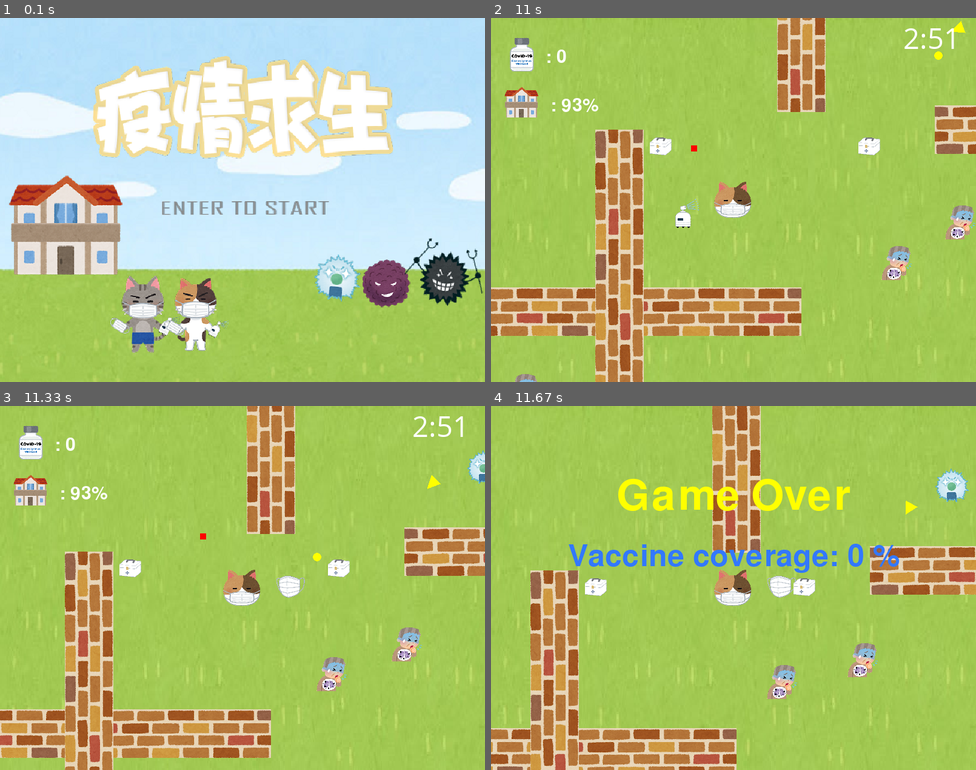
Above: before the commit, frames 1-4 (two rows, left to right).
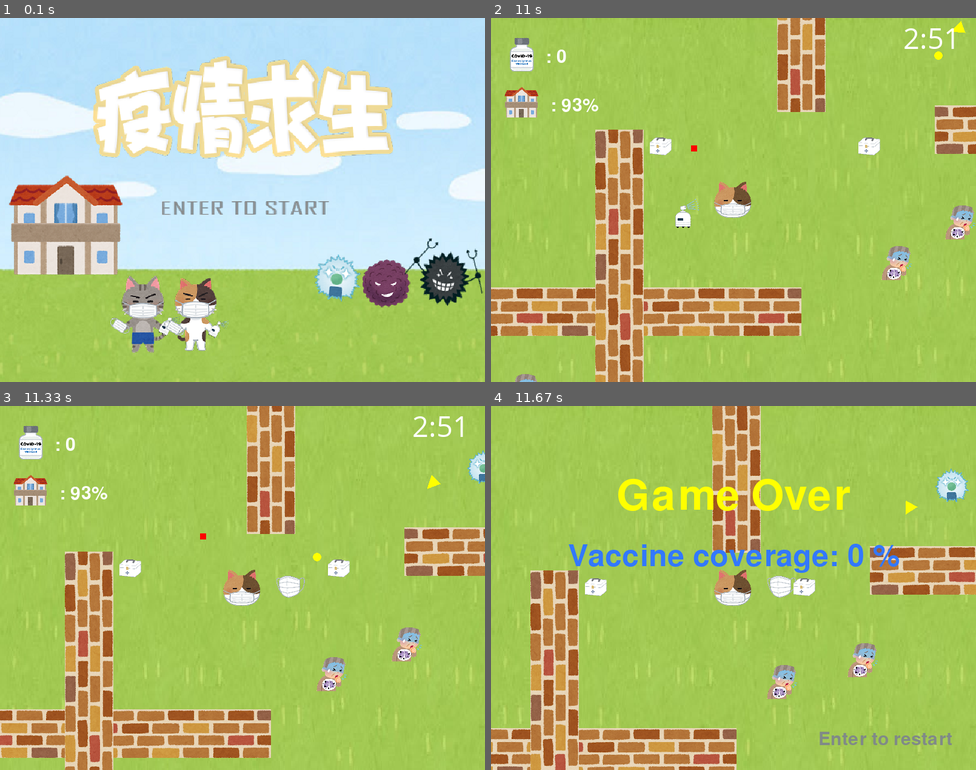
Above: after the commit, the same moments.

Repository: leo271828/PyGame_7-1_VaccineGame
Game: pygame game, started from main.py
The game is run twice, just before and just after one commit, with the same random seed, the same clock (stepped at 60 frames per second) and the same inputs.
Inputs (mouse positions are in pixels of both pictures, inside the frame that each line leads up to):
- Up to frame 1 (0.1 s): no input
- Up to frame 2 (11 s): tap Enter at 0.33, 2.07 s; tap Keypad Enter at 0.67, 2.6 s; hold D 3.3-3.77 s; move the mouse to (718, 138) at 3.33 s; hold W 3.8-4.1 s; move the mouse to (859, 258) at 3.83 s; tap F at 3.87, 4.2, 4.5, 4.7, 5, 5.27, 5.6, 5.9, 6.03, 6.43, 6.73, 7.1, 7.5, 7.8, 8, 8.3, 8.5, 8.83, 9.13, 9.33, 9.63, 9.9, 10.23, 10.53, 10.67 s; hold D 4.13-4.6 s; move the mouse to (655, 79) at 4.17 s; hold A 4.63-5.17 s; move the mouse to (859, 167) at 4.67 s; hold S 5.2-5.5 s; move the mouse to (549, 119) at 5.23 s; hold A 5.53-5.93 s; move the mouse to (908, 170) at 5.57 s; hold W 5.97-6.33 s; move the mouse to (835, 134) at 6 s; hold D 6.37-7 s; move the mouse to (903, 272) at 6.4 s; hold S 7.03-7.4 s; move the mouse to (588, 76) at 7.07 s; hold A 7.43-7.9 s; move the mouse to (752, 185) at 7.47 s; hold D 7.93-8.4 s; move the mouse to (597, 240) at 7.97 s; hold W 8.43-8.73 s; move the mouse to (626, 134) at 8.47 s; hold D 8.77-9.23 s; move the mouse to (660, 305) at 8.8 s; hold A 9.27-9.8 s; move the mouse to (864, 240) at 9.3 s; hold S 9.83-10.13 s; move the mouse to (626, 134) at 9.87 s; hold A 10.17-10.57 s; move the mouse to (655, 83) at 10.2 s; hold W 10.6-10.97 s; move the mouse to (636, 229) at 10.63 s
- Up to frame 3 (11.33 s): hold D from 11 s (still down); move the mouse to (412, 584) at 11.03 s; tap F at 11.07 s
- Up to frame 4 (11.67 s): tap F at 11.37 s; release D at 11.63 s

Frames 1-3 are identical in both runs. In frame 4, 0.4% of the frame differs, in the area x 67-95%, y 89-94%.

Commit message:
Update main.py

Diff:
--- a/main.py
+++ b/main.py
@@ -84,16 +84,56 @@
         f = pygame.font.Font('data/freesansbold.ttf', 70)
         f2 = pygame.font.Font('data/freesansbold.ttf', 50)
         text1 = f.render('Game Over', True, [255, 255, 0])
-        text2 = f2.render('Vaccine coverage: {} %' .format(self.field.house.total), True, self.player.color)
+        text2 = f2.render('Vaccine coverage: {} %' .format(self.field.house.total ), True, self.player.color)
         rect1 = text1.get_rect()
         rect2 = text2.get_rect()
         rect1.center = [wh[0] / 2, wh[1] / 2 - 150]
         rect2.center = [wh[0] / 2, wh[1] / 2 - 50]
         screen.blit(text1, rect1)
         screen.blit(text2, rect2)
-
+        f3 = pygame.font.Font('data/freesansbold.ttf', 30)
+        text3 = f3.render('Enter to restart', True, [128,138,135])
+        rect3 = text3.get_rect()
+        rect3.center = [wh[0] / 2 +250, wh[1] / 2 +250]
+        screen.blit(text3, rect3)
         pygame.display.flip()
         pygame.display.update()
+        self.again()
+
+
+    def gamewin(self,screen):
+        '''結束畫面'''
+        # monster還未完成所以未加進來
+        screen.blit(background_image, (0, 0))  # 增
+        position = (self.player.x, self.player.y)
+        self.field.repaint(screen, position)
+        self.monster.repaint(screen, position)
+        self.player.repaint(screen, position)
+        self.stuff.repaint(screen, position)
+        f = pygame.font.Font('data/freesansbold.ttf', 70)
+        f2 = pygame.font.Font('data/freesansbold.ttf', 50)
+        text1 = f.render('You Win', True, [255, 255, 0])
+        text2 = f2.render('Vaccine coverage: 100 %', True, self.player.color)
+        rect1 = text1.get_rect()
+        rect2 = text2.get_rect()
+        rect1.center = [wh[0] / 2, wh[1] / 2 - 150]
+        rect2.center = [wh[0] / 2, wh[1] / 2 - 50]
+        screen.blit(text1, rect1)
+        screen.blit(text2, rect2)
+        f3 = pygame.font.Font('data/freesansbold.ttf', 50)
+        text3 = f3.render('Enter to restart', True, [128,138,135])
+        rect3 = text3.get_rect()
+        rect3.center = [wh[0] / 2 +250, wh[1] / 2 +250]
+        screen.blit(text3, rect3)
+        pygame.display.flip()
+        pygame.display.update()
+        self.again()
+
+    def again(self):
+        for event in pygame.event.get():
+            if event.type == pygame.KEYDOWN:
+                if event.key == pygame.K_RETURN or event.key == pygame.K_KP_ENTER:
+                    root.begin()
 
     def reset(self):
         # monster還未完成所以未加進來
@@ -106,8 +146,8 @@
 
     def begin(self):
         '''主程序'''
-        play = True     #設定遊戲狀態
-        done = False
+        play = 1     #設定遊戲狀態
+        self.done = False
         timeup = False
         timelimit = 180  # sec
         t0 = time.time()
@@ -115,20 +155,22 @@
         self.reset()
         pygame.mixer.init()
         #音檔
-        while not done:
+        while not self.done:
             self.clock.tick(FPS)
+            # 這裡 e 我改成 event 因為這樣比較屌
             for event in pygame.event.get():
                 if event.type == pygame.QUIT:
-                    done = True
-                # 按下滑鼠攻擊
-                if event.type == pygame.MOUSEBUTTONDOWN:
-                    self.player.shut()
-
+                    self.done = True
             # 判定存活與否，欸乾這裡幹嘛分成三個狀況? 不就死或沒死嗎?
-            if not play:
+
+            if play == 0:
                 self.gameover(self.screen)
+            elif play == 2:
+                self.gamewin(self.screen)
             elif self.player.blood <= 0 or self.field.house.heart <=0 or timeup:
-                play = False
+                play = 0
+            elif self.field.house.total >= 100:
+                play = 2
             else:
                 self.update()
                 self.repaint(self.screen)
